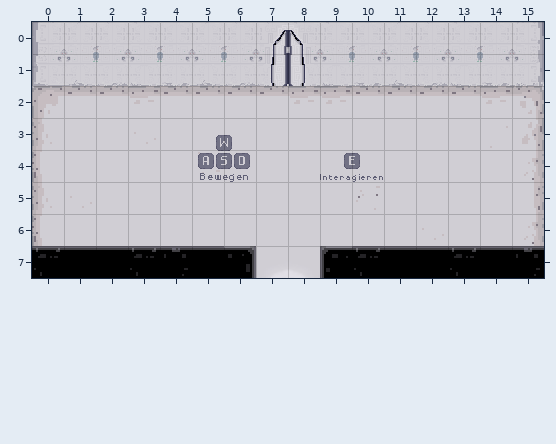
Tiled map -- core/assets/tilemapCave2.tmx. The first picture shows the starting point.
Cells are 32x32 px. Shown: x 0..15, y 0..7.
The same view after the edit:
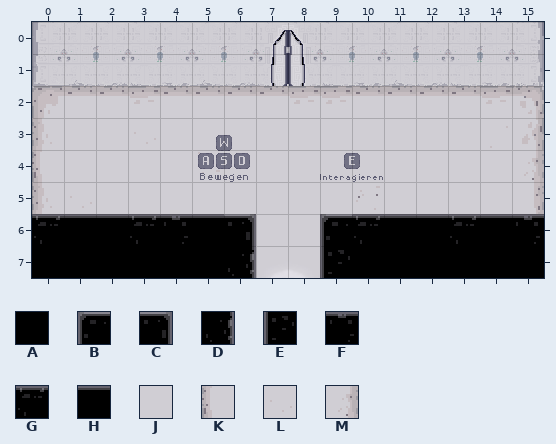
Key: from "finalTileset": A 0, B 1, C 2, D 4, E 5, F 9, G 10, H 13, J 32, K 38, L 41, M 46.
_ is an empty cell.
Change:
Layer "Grundebene":
y 6: x 0..6 KJJJJJJ -> _______; x 9..15 JJJLJJM -> _______
Layer "Wand":
y 6: x 0..6 _______ -> GHHGFHC; x 9..15 _______ -> BGHHGHF
y 7: x 0..6 GHHGFHC -> AAAAAAD; x 9..15 BGHHGHF -> EAAAAAA
